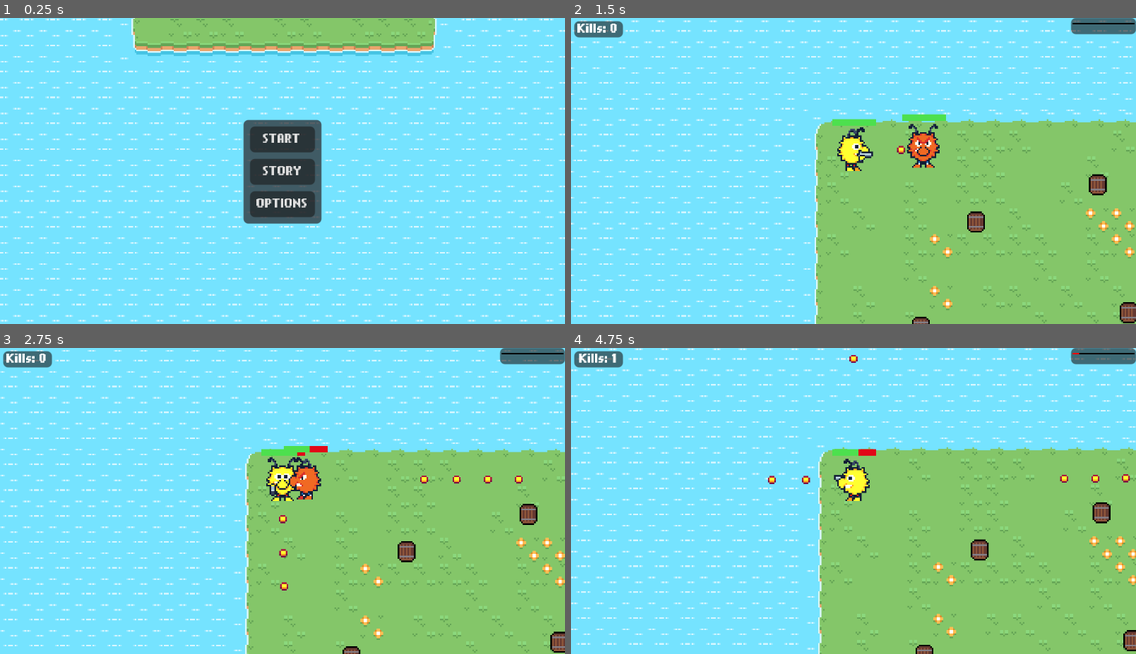
Above: before the commit, frames 1-4 (two rows, left to right).
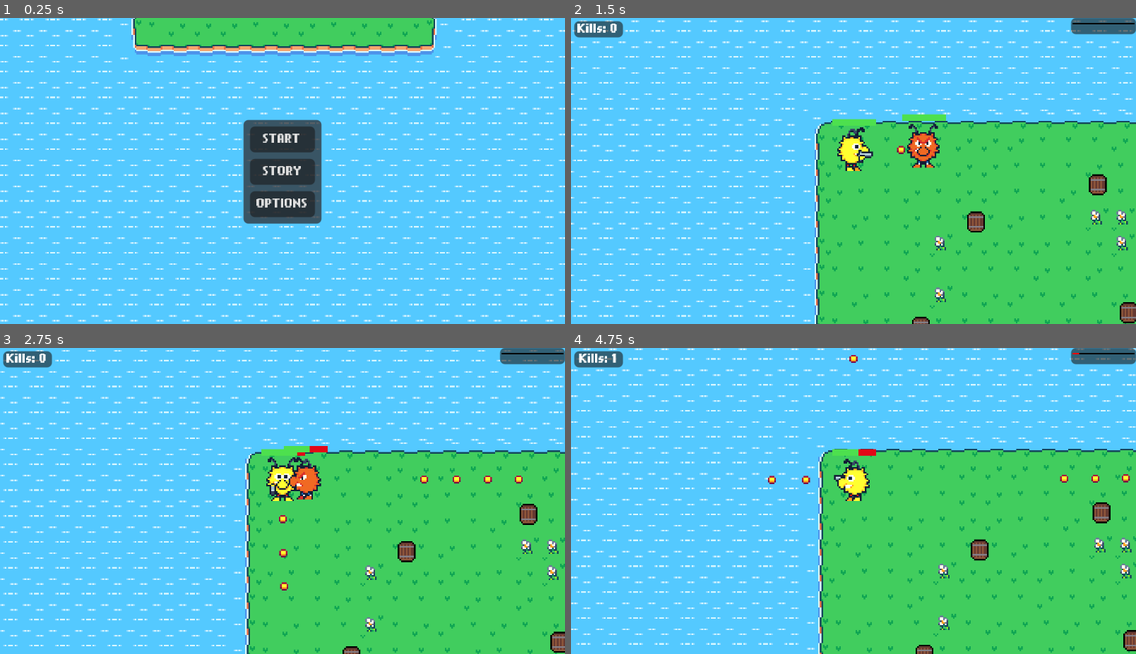
Above: after the commit, the same moments.

Repository: BonnGameDevKurs/gamedevgame
Game: Godot game, scene res://menus/start_menu/start_menu.tscn
Same seed, same stepped clock (60 frames per second), same inputs: the game is played once before the commit and once after it.
Inputs:
- Up to frame 1 (0.25 s): no input
- Up to frame 2 (1.5 s): click "START" at 0.5 s; hold Right (fire_right) from 1.28 s (still down); tap Space (ability) at 1.35 s
- Up to frame 3 (2.75 s): release Right (fire_right) at 2.03 s; hold Down (fire_down) from 2.03 s (still down); tap Space (ability) at 2.1 s
- Up to frame 4 (4.75 s): release Down (fire_down) at 2.78 s; hold Right (fire_right) 2.78-3.53 s; tap Space (ability) at 2.85, 3.6, 4.35 s; hold Up (fire_up) 3.53-4.28 s; hold Left (fire_left) from 4.28 s (still down)

The runs differ from the first frame. In frame 1, 88% of the frame differs, in the area x 0-100%, y 0-100%; in frame 2, 92%; in frame 3, 92%; in frame 4, 93%.

Commit message:
update background tileset spritesheet

Diff:
--- a/characters/player/Player.tscn
+++ b/characters/player/Player.tscn
@@ -546,6 +546,33 @@
 &"shoot up alt": SubResource("Animation_ratqf")
 }
 
+[sub_resource type="Animation" id="Animation_u7nq2"]
+length = 0.001
+tracks/0/type = "value"
+tracks/0/imported = false
+tracks/0/enabled = true
+tracks/0/path = NodePath(".:visible")
+tracks/0/interp = 1
+tracks/0/loop_wrap = true
+tracks/0/keys = {
+"times": PackedFloat32Array(0),
+"transitions": PackedFloat32Array(1),
+"update": 1,
+"values": [false]
+}
+tracks/1/type = "value"
+tracks/1/imported = false
+tracks/1/enabled = true
+tracks/1/path = NodePath(".:frame")
+tracks/1/interp = 1
+tracks/1/loop_wrap = true
+tracks/1/keys = {
+"times": PackedFloat32Array(0),
+"transitions": PackedFloat32Array(1),
+"update": 1,
+"values": [0]
+}
+
 [sub_resource type="Animation" id="Animation_k06rn"]
 resource_name = "explosion"
 length = 0.550005
@@ -592,33 +619,6 @@
 }]
 }
 
-[sub_resource type="Animation" id="Animation_u7nq2"]
-length = 0.001
-tracks/0/type = "value"
-tracks/0/imported = false
-tracks/0/enabled = true
-tracks/0/path = NodePath(".:visible")
-tracks/0/interp = 1
-tracks/0/loop_wrap = true
-tracks/0/keys = {
-"times": PackedFloat32Array(0),
-"transitions": PackedFloat32Array(1),
-"update": 1,
-"values": [false]
-}
-tracks/1/type = "value"
-tracks/1/imported = false
-tracks/1/enabled = true
-tracks/1/path = NodePath(".:frame")
-tracks/1/interp = 1
-tracks/1/loop_wrap = true
-tracks/1/keys = {
-"times": PackedFloat32Array(0),
-"transitions": PackedFloat32Array(1),
-"update": 1,
-"values": [0]
-}
-
 [sub_resource type="AnimationLibrary" id="AnimationLibrary_iabyh"]
 _data = {
 &"RESET": SubResource("Animation_u7nq2"),
Binary file changed: assets/tilesets/grass_water_dirt/grass_water_dirt_spritesheet.png
